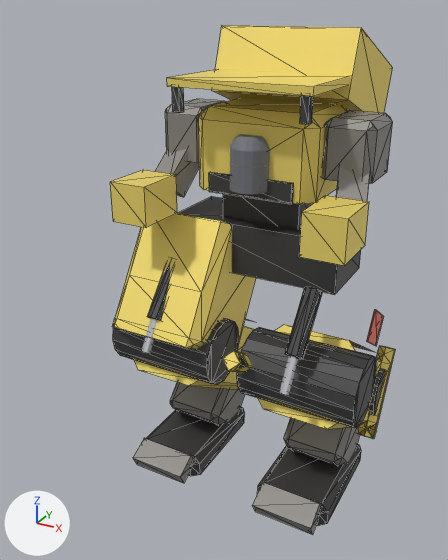
The glTF model assets/models/mech_blockouts/mule.glb: old version first, new version second.
Camera for both pictures: a camera (50 mm lens) standing at (13.5, -29.6, 25.4) and looking at (-1.9, -1.5, 11.4). Arrows for +X, +Y and +Z are at lower left; the lights stay in place. The first picture is the older version. Mesh edges are drawn as thin lines on the coarser meshes. Where no turn or scale is listed for an object, it has been applied to the vertices. Vertices at exactly the same position are counted once.

The scene before the commit, as lines of its bpy script (objects in view):
```python
ob_fist1 = bpy.data.objects.new('fist1', me_fist1)
ob_fist1.location = (0.0, 0.0, 0.0)
ob_fist_1 = bpy.data.objects.new('fist-1', me_fist_1)
ob_fist_1.location = (0.0, 0.0, 0.0)
ob_knee_1 = bpy.data.objects.new('knee-1', me_knee_1_009)
ob_knee_1.location = (0.0, 0.0, 0.0)
ob_shoulder_1 = bpy.data.objects.new('shoulder-1', me_shoulder_1_006)
ob_shoulder_1.location = (0.0, 0.0, 0.0)
ob_upper1 = bpy.data.objects.new('upper1', me_upper1_008)
ob_upper1.location = (0.0, 0.0, 0.0)
ob_upper_1 = bpy.data.objects.new('upper-1', me_upper_1_008)
ob_upper_1.location = (0.0, 0.0, 0.0)
# also in view: 'shin1' at (4.0, -0.1, 5.8); 'hips' at (0.0, 0.0, 13.6); 'meta1' at (4.0, 0.9, 2.8); 'shoulder1' at (4.5, 0.3, 19.3); 'foot1_sole' at (4.0, -1.6, 0.5)
```
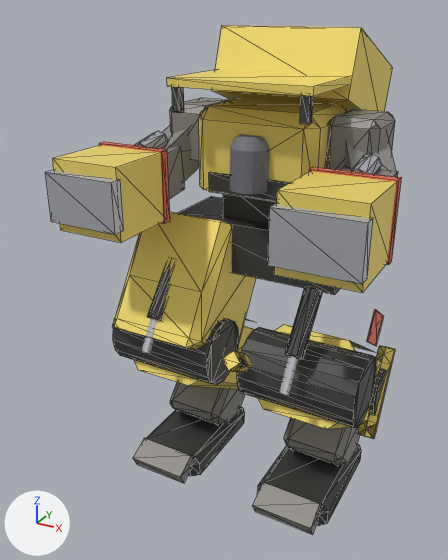
Diff of the bpy script that builds the scene:
```diff
--- a/assets/models/mech_blockouts/mule.glb.py
+++ b/assets/models/mech_blockouts/mule.glb.py
@@ me_fist_1 @@
-me_fist_1.from_pydata(...)  # 8 vertices, 12 faces; spans x -6.19..-4.11, y -5.59..-2.73, z 15.37..17.45
+me_fist_1.from_pydata(...)  # 8 vertices, 12 faces; spans x -7.67..-3.93, y -7.86..-3.96, z 15.34..18.91
+# me_fist_1 part 1: the whole mesh is scaled about its middle by (1.8, 1.36, 1.72), then moved by (-0.65, -1.75, 0.72)
 me_fist_1.materials.append(mat_body)
@@ me_fist1 @@
-me_fist1.from_pydata(...)  # 8 vertices, 12 faces; spans x 4.11..6.19, y -5.59..-2.73, z 15.37..17.45
+me_fist1.from_pydata(...)  # 8 vertices, 12 faces; spans x 3.93..7.67, y -7.86..-3.96, z 15.34..18.91
+# me_fist1 part 2: the whole mesh is scaled about its middle by (1.8, 1.36, 1.72), then moved by (0.65, -1.75, 0.72)
 me_fist1.materials.append(mat_body)
@@ me_shoulder_1_006 @@
-me_shoulder_1_006.from_pydata(...)  # 24 vertices, 44 faces; spans x -5.8..-3.2, y -1.43..1.95, z 17.84..20.7
+me_shoulder_1_006.from_pydata(...)  # 24 vertices, 44 faces; spans x -5.8..-3.2, y -0.97..2.41, z 17.84..20.7
+# me_shoulder_1_006 part 3: the whole mesh is moved by (0.0, 0.46, 0.0)
 me_shoulder_1_006.materials.append(mat_body2)
@@ me_upper_1_008 @@
-me_upper_1_008.from_pydata(...)  # 8 vertices, 12 faces; spans x -5.98..-3.67, y -2.8..0.97, z 15.95..19.73
+me_upper_1_008.from_pydata(...)  # 8 vertices, 12 faces; spans x -7.01..-3.29, y -2.44..1.79, z 16.61..20.11
+# me_upper_1_008 part 4: the whole mesh is rebuilt
 me_upper_1_008.materials.append(mat_body2)
@@ me_upper1_008 @@
-me_upper1_008.from_pydata(...)  # 8 vertices, 12 faces; spans x 3.67..5.98, y -2.8..0.97, z 15.95..19.73
+me_upper1_008.from_pydata(...)  # 8 vertices, 12 faces; spans x 3.29..7.01, y -2.44..1.79, z 16.61..20.11
+# me_upper1_008 part 5: the whole mesh is rebuilt
 me_upper1_008.materials.append(mat_body2)
@@ me_fist1_fore @@
+me_fist1_fore.from_pydata([(4.58, -1.51, 18.66), (4.58, -1.21, 16.24), (4.58, -4.11, 18.33), (4.58, -3.81, 15.92), (7.02, -1.51, 18.66), (7.02, -1.21, 16.24), (7.02, -4.11, 18.33), (7.02, -3.81, 15.92)], [], [(1, 2, 0), (3, 6, 2), (7, 4, 6), (5, 0, 4), (6, 0, 2), (3, 5, 7), (1, 3, 2), (3, 7, 6), (7, 5, 4), (5, 1, 0), (6, 4, 0), (3, 1, 5)])
+me_fist1_fore.materials.append(mat_body2)  # grey #908e89
@@ me_fist_1_fore @@
+me_fist_1_fore.from_pydata([(-7.02, -1.51, 18.66), (-7.02, -1.21, 16.24), (-7.02, -4.11, 18.33), (-7.02, -3.81, 15.92), (-4.58, -1.51, 18.66), (-4.58, -1.21, 16.24), (-4.58, -4.11, 18.33), (-4.58, -3.81, 15.92)], [], [(1, 2, 0), (3, 6, 2), (7, 4, 6), (5, 0, 4), (6, 0, 2), (3, 5, 7), (1, 3, 2), (3, 7, 6), (7, 5, 4), (5, 1, 0), (6, 4, 0), (3, 1, 5)])
+me_fist_1_fore.materials.append(mat_body2)  # grey #908e89
@@ ob_fist1_piston @@
+ob_fist1_piston = bpy.data.objects.new('fist1_piston', me_fist1_piston)  # 16 vertices, 28 faces; spans x 5.31..6.29, y -3.53..-1.54, z 18.11..19.39; in mat_metal (light grey #c4c5cb)
+ob_fist1_piston.location = (0.0, 0.0, 0.0)
@@ ob_fist1_knuckles @@
+ob_fist1_knuckles = bpy.data.objects.new('fist1_knuckles', me_fist1_knuckles)  # a box spanning x 3.85..7.75, y -8.35..-7.7, z 15.91..18.34; in mat_metal (light grey #c4c5cb)
+ob_fist1_knuckles.location = (0.0, 0.0, 0.0)
@@ ob_fist1_fore @@
+ob_fist1_fore = bpy.data.objects.new('fist1_fore', me_fist1_fore)
+ob_fist1_fore.location = (0.0, 0.0, 0.0)
@@ ob_fist1_band @@
+ob_fist1_band = bpy.data.objects.new('fist1_band', me_fist1_band)  # a box spanning x 3.85..7.75, y -4.34..-3.85, z 15.26..18.99; in mat_accent (red #e76f59)
+ob_fist1_band.location = (0.0, 0.0, 0.0)
@@ ob_fist_1_piston @@
+ob_fist_1_piston = bpy.data.objects.new('fist-1_piston', me_fist_1_piston)  # 16 vertices, 28 faces; spans x -6.29..-5.31, y -3.53..-1.54, z 18.11..19.39; in mat_metal (light grey #c4c5cb)
+ob_fist_1_piston.location = (0.0, 0.0, 0.0)
@@ ob_fist_1_knuckles @@
+ob_fist_1_knuckles = bpy.data.objects.new('fist-1_knuckles', me_fist_1_knuckles)  # a box spanning x -7.75..-3.85, y -8.35..-7.7, z 15.91..18.34; in mat_metal (light grey #c4c5cb)
+ob_fist_1_knuckles.location = (0.0, 0.0, 0.0)
@@ ob_fist_1_fore @@
+ob_fist_1_fore = bpy.data.objects.new('fist-1_fore', me_fist_1_fore)
+ob_fist_1_fore.location = (0.0, 0.0, 0.0)
@@ ob_fist_1_band @@
+ob_fist_1_band = bpy.data.objects.new('fist-1_band', me_fist_1_band)  # a box spanning x -7.75..-3.85, y -4.34..-3.85, z 15.26..18.99; in mat_accent (red #e76f59)
+ob_fist_1_band.location = (0.0, 0.0, 0.0)
```

Location of each change, [x1, y1, x2, y2] in pixels of the pictures (448 x 560 px):
'fist1', moved, rescaled (76% wider, 71% taller): before [300, 195, 369, 266]; after [274, 171, 396, 293]
'fist1_knuckles', added: after [268, 203, 373, 284]
'fist-1', moved, rescaled (63% wider, 68% taller): before [110, 170, 177, 228]; after [53, 145, 163, 243]
'fist-1_knuckles', added: after [45, 170, 124, 235]
'shoulder-1', moved: before [165, 99, 225, 163]; after [170, 98, 229, 161]
'upper1', reshaped: before [336, 167, 369, 201]; after [344, 132, 396, 171]
'upper-1', reshaped: before [155, 149, 200, 197]; after [162, 125, 200, 182]
'fist1_band', added: after [309, 167, 402, 265]
'fist-1_band', added: after [99, 142, 170, 224]
'fist-1_fore', added: after [161, 146, 185, 199]
'fist1_piston', added: after [351, 153, 382, 174]
'fist-1_piston', added: after [135, 131, 168, 148]
'fist1_fore', added (mostly hidden): after [342, 165, 398, 177]
